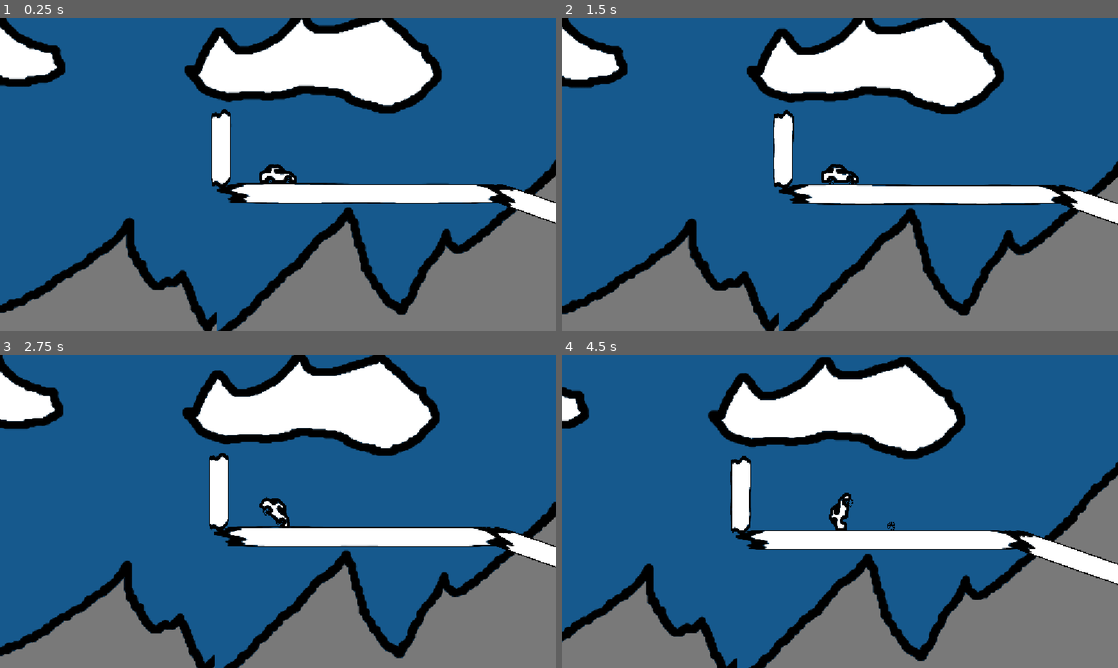
Above: before the commit, frames 1-4 (two rows, left to right).
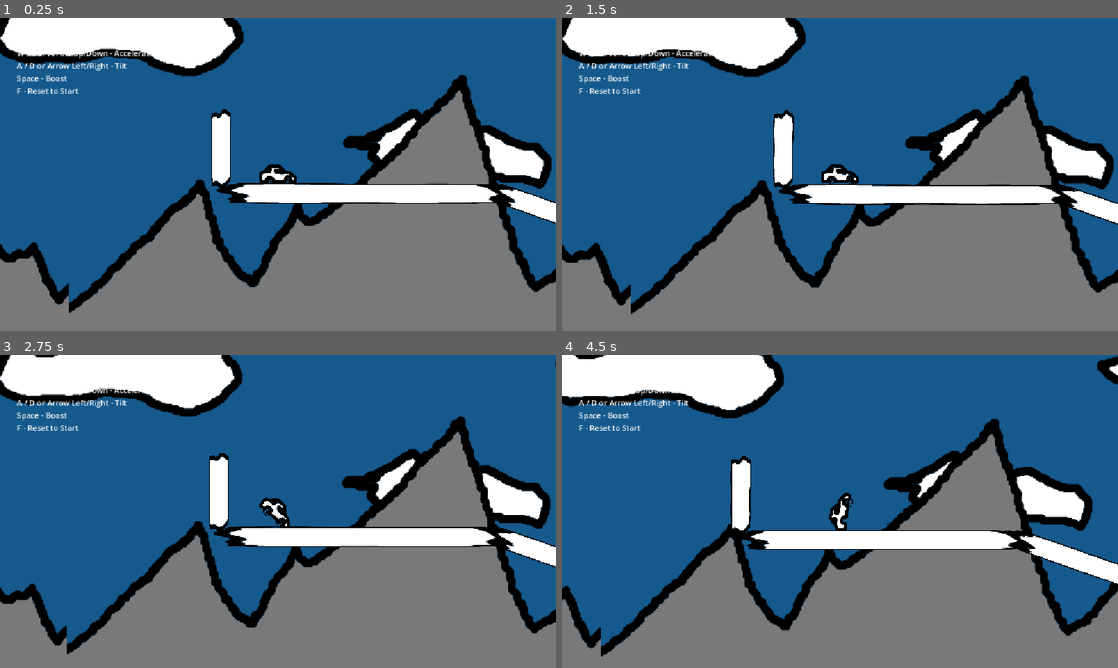
Above: after the commit, the same moments.

Repository: Toemmsen96/crappy-wheels
Game: Godot game, scene res://scenes/main.tscn
The game is run twice, just before and just after one commit, with the same random seed, the same clock (stepped at 60 frames per second) and the same inputs.
Inputs:
- Up to frame 1 (0.25 s): no input
- Up to frame 2 (1.5 s): hold D (move_right) 0.53-1.28 s; tap Space (boost) at 0.6 s; hold S (move_down) from 1.28 s (still down); tap Shift (dash) at 1.35 s
- Up to frame 3 (2.75 s): release S (move_down) at 2.03 s; hold D (move_right) from 2.03 s (still down); tap F (interact) at 2.1 s
- Up to frame 4 (4.5 s): release D (move_right) at 2.78 s; hold Up (move_up) 2.78-3.53 s; tap Space (boost) at 2.85 s; hold A (move_left) from 3.53 s (still down); tap Shift (dash) at 3.6 s; tap F (interact) at 4.35 s

The runs differ from the first frame. In frame 1, 43% of the frame differs, in the area x 0-100%, y 0-100%; in frame 2, 43%; in frame 3, 44%; in frame 4, 44%.

Commit message:
✨ finish line, ui, timer & README

Diff:
--- a/project.godot
+++ b/project.godot
@@ -13,7 +13,8 @@
 config/name="CrappyWheels"
 run/main_scene="uid://br5w05nhpmv3b"
 config/features=PackedStringArray("4.7", "GL Compatibility")
-config/icon="res://icon.svg"
+boot_splash/bg_color=Color(0.1144912, 0.13806194, 0.21075785, 1)
+config/icon="uid://bd7p0xfr13ydv"
 
 [autoload]
 
@@ -24,6 +25,10 @@
 
 window/stretch/mode="canvas_items"
 window/stretch/aspect="keep_width"
+
+[dotnet]
+
+project/assembly_name="CrappyWheels"
 
 [input]
 
--- /dev/null
+++ b/scenes/finish.tscn
@@ -0,0 +1,26 @@
+[gd_scene format=3 uid="uid://307acvq3fkfa"]
+
+[ext_resource type="Texture2D" uid="uid://bynbt37vapdd4" path="res://assets/flag.png" id="1_5nbog"]
+[ext_resource type="Script" uid="uid://3p1lr2qqn81r" path="res://scenes/map/finish.gd" id="1_07gpw"]
+
+[sub_resource type="RectangleShape2D" id="RectangleShape2D_kuy6b"]
+size = Vector2(83, 45.5)
+
+[node name="Finish" type="Node2D" unique_id=1487630266 node_paths=PackedStringArray("finishcollider")]
+script = ExtResource("1_07gpw")
+finishcollider = NodePath("Area2D")
+
+[node name="Area2D" type="Area2D" parent="." unique_id=1345871448]
+collision_mask = 2
+
+[node name="CollisionShape2D" type="CollisionShape2D" parent="Area2D" unique_id=658557998]
+position = Vector2(13.5, -10.25)
+shape = SubResource("RectangleShape2D_kuy6b")
+
+[node name="TextureRect" type="TextureRect" parent="Area2D" unique_id=1133346183]
+offset_left = -7.0
+offset_top = -26.0
+offset_right = 33.0
+offset_bottom = 14.0
+texture = ExtResource("1_5nbog")
+expand_mode = 2
--- /dev/null
+++ b/scenes/map/finish.gd
@@ -0,0 +1,16 @@
+extends Node2D
+
+@export var finishcollider: Area2D
+
+# Called when the node enters the scene tree for the first time.
+func _ready() -> void:
+	finishcollider.body_entered.connect(_on_finishcollider_body_entered)
+
+
+# Called every frame. 'delta' is the elapsed time since the previous frame.
+func _process(delta: float) -> void:
+	pass
+
+func _on_finishcollider_body_entered(_body: Node) -> void:
+	if _body.name == "Player":
+		GameState.finish_level()
--- a/scenes/map/level_1.tscn
+++ b/scenes/map/level_1.tscn
@@ -2,6 +2,7 @@
 
 [ext_resource type="PackedScene" uid="uid://brmr846fy238o" path="res://scenes/map/floortile.tscn" id="1_tile"]
 [ext_resource type="PackedScene" uid="uid://50ysot82vjo2" path="res://scenes/ball.tscn" id="2_ball"]
+[ext_resource type="PackedScene" uid="uid://307acvq3fkfa" path="res://scenes/finish.tscn" id="3_fmjld"]
 
 [node name="Level1" type="Node2D" unique_id=705425564]
 
@@ -124,3 +125,6 @@
 
 [node name="Step4" parent="Balls" unique_id=1357402586 instance=ExtResource("2_ball")]
 position = Vector2(1945, 160)
+
+[node name="Finish" parent="." unique_id=1487630266 instance=ExtResource("3_fmjld")]
+position = Vector2(2241, 167)
--- a/scenes/parallax.tscn
+++ b/scenes/parallax.tscn
@@ -15,7 +15,7 @@
 color = Color(0.08612115, 0.35106915, 0.5519592, 1)
 
 [node name="Clouds" type="Parallax2D" parent="." unique_id=1669934915]
-scroll_scale = Vector2(0.9, 0.9)
+scroll_scale = Vector2(0.5, 0.5)
 repeat_size = Vector2(1152, 0)
 repeat_times = 2
 
@@ -27,6 +27,7 @@
 expand_mode = 2
 
 [node name="Mountains" type="Parallax2D" parent="." unique_id=22249826]
+scroll_scale = Vector2(0.7, 0.7)
 repeat_size = Vector2(1152, 0)
 repeat_times = 2
 
--- a/scenes/player.tscn
+++ b/scenes/player.tscn
@@ -3,6 +3,7 @@
 [ext_resource type="Script" uid="uid://r26cyvaur4ro" path="res://scenes/player/player.gd" id="1_3vyb7"]
 [ext_resource type="Texture2D" uid="uid://c8dlwfrdskukc" path="res://assets/carbody.png" id="2_g2els"]
 [ext_resource type="Texture2D" uid="uid://cflpq3daw5joa" path="res://assets/wheel.png" id="3_qhqgy"]
+[ext_resource type="PackedScene" uid="uid://66dumd072w4u" path="res://scenes/ui.tscn" id="4_dqkch"]
 
 [sub_resource type="CircleShape2D" id="CircleShape2D_kuy6b"]
 
@@ -100,3 +101,7 @@
 grow_vertical = 2
 texture = ExtResource("2_g2els")
 expand_mode = 2
+
+[node name="CanvasLayer" type="CanvasLayer" parent="." unique_id=1736938699]
+
+[node name="UI" parent="CanvasLayer" unique_id=219391505 instance=ExtResource("4_dqkch")]
--- a/scenes/player/player.gd
+++ b/scenes/player/player.gd
@@ -93,3 +93,4 @@
 	_wheel_front.angular_velocity = 0.0
 	_wheel_back.linear_velocity = Vector2.ZERO
 	_wheel_back.angular_velocity = 0.0
+	GameState.reset()
--- /dev/null
+++ b/scenes/ui.tscn
@@ -0,0 +1,64 @@
+[gd_scene format=3 uid="uid://66dumd072w4u"]
+
+[ext_resource type="Script" uid="uid://d4k22chkbkdl3" path="res://scenes/ui/ui.gd" id="1_nt7q6"]
+
+[node name="UI" type="Control" unique_id=219391505 node_paths=PackedStringArray("time_label")]
+layout_mode = 3
+anchors_preset = 15
+anchor_right = 1.0
+anchor_bottom = 1.0
+grow_horizontal = 2
+grow_vertical = 2
+script = ExtResource("1_nt7q6")
+time_label = NodePath("MarginContainer/HBoxContainer2/MarginContainer2/VBX/elapsed")
+
+[node name="MarginContainer" type="MarginContainer" parent="." unique_id=1736851056]
+layout_mode = 1
+anchors_preset = 15
+anchor_right = 1.0
+anchor_bottom = 1.0
+grow_horizontal = 2
+grow_vertical = 2
+theme_override_constants/margin_left = 25
+theme_override_constants/margin_top = 25
+theme_override_constants/margin_right = 25
+theme_override_constants/margin_bottom = 25
+
+[node name="HBoxContainer2" type="HBoxContainer" parent="MarginContainer" unique_id=439341591]
+layout_mode = 2
+
+[node name="MarginContainer" type="MarginContainer" parent="MarginContainer/HBoxContainer2" unique_id=721737399]
+layout_mode = 2
+theme_override_constants/margin_left = 10
+theme_override_constants/margin_top = 10
+theme_override_constants/margin_right = 10
+theme_override_constants/margin_bottom = 10
+
+[node name="VBX2" type="VBoxContainer" parent="MarginContainer/HBoxContainer2/MarginContainer" unique_id=786641405]
+layout_mode = 2
+
+[node name="Controls" type="Label" parent="MarginContainer/HBoxContainer2/MarginContainer/VBX2" unique_id=335414171]
+layout_mode = 2
+text = "Controls:
+W / S or Arrow Up/Down - Accelerate
+A / D or Arrow Left/Right - Tilt
+Space - Boost
+F - Reset to Start"
+
+[node name="MarginContainer2" type="MarginContainer" parent="MarginContainer/HBoxContainer2" unique_id=1796876632]
+layout_mode = 2
+theme_override_constants/margin_left = 10
+theme_override_constants/margin_top = 10
+theme_override_constants/margin_right = 10
+theme_override_constants/margin_bottom = 10
+
+[node name="VBX" type="VBoxContainer" parent="MarginContainer/HBoxContainer2/MarginContainer2" unique_id=947943161]
+layout_mode = 2
+
+[node name="Timer" type="Label" parent="MarginContainer/HBoxContainer2/MarginContainer2/VBX" unique_id=2068472665]
+layout_mode = 2
+text = "Timer"
+
+[node name="elapsed" type="Label" parent="MarginContainer/HBoxContainer2/MarginContainer2/VBX" unique_id=1706581505]
+layout_mode = 2
+text = "XX"
--- /dev/null
+++ b/scenes/ui/ui.gd
@@ -0,0 +1,13 @@
+extends Control
+
+@export var time_label: Label
+
+# Called when the node enters the scene tree for the first time.
+func _ready() -> void:
+	pass # Replace with function body.
+
+
+# Called every frame. 'delta' is the elapsed time since the previous frame.
+func _process(delta: float) -> void:
+	time_label.text = str(GameState.time_elapsed).pad_decimals(2)
+	pass
--- a/scripts/game_state.gd
+++ b/scripts/game_state.gd
@@ -1,11 +1,32 @@
 extends Node
+
+var time_elapsed := 0.0
+# You don't really need this
+var counter = 1
+var is_stopped := false
 
 
 # Called when the node enters the scene tree for the first time.
 func _ready() -> void:
+
 	pass
 
 
 # Called every frame. 'delta' is the elapsed time since the previous frame.
 func _process(_delta: float) -> void:
+	if !is_stopped:
+		time_elapsed += _delta
+
+func finish_level() -> void:
+	print("Level finished!")
+	stop()
 	pass
+
+
+func reset() -> void:
+	# possibly save time_elapsed somewhere else before overriding it
+	time_elapsed = 0.0
+	is_stopped = false
+
+func stop() -> void:
+	is_stopped = true
Binary file added: assets/flag.png
Not shown, added: assets/flag.png.import
Binary file added: assets/logo.png
Not shown, added: assets/logo.png.import
Not shown, added: scenes/map/finish.gd.uid
Not shown, added: scenes/ui/ui.gd.uid
Not shown, changed: .gitignore
Not shown, added: README.md
Not shown, added: assets/flag.png~
